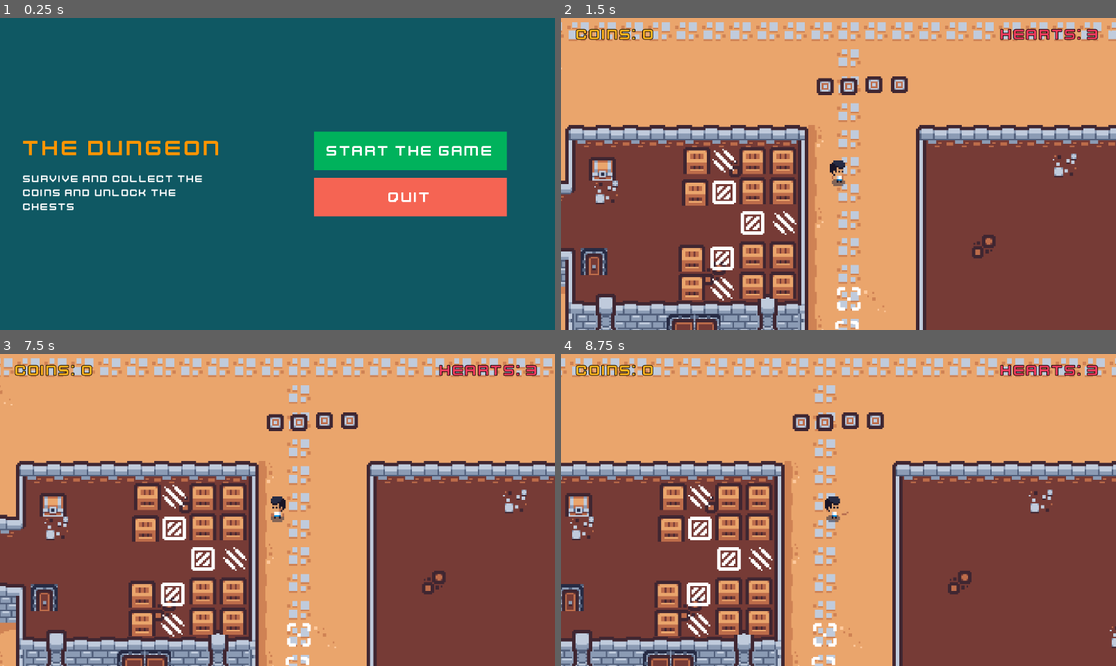
Above: before the commit, frames 1-4 (two rows, left to right).
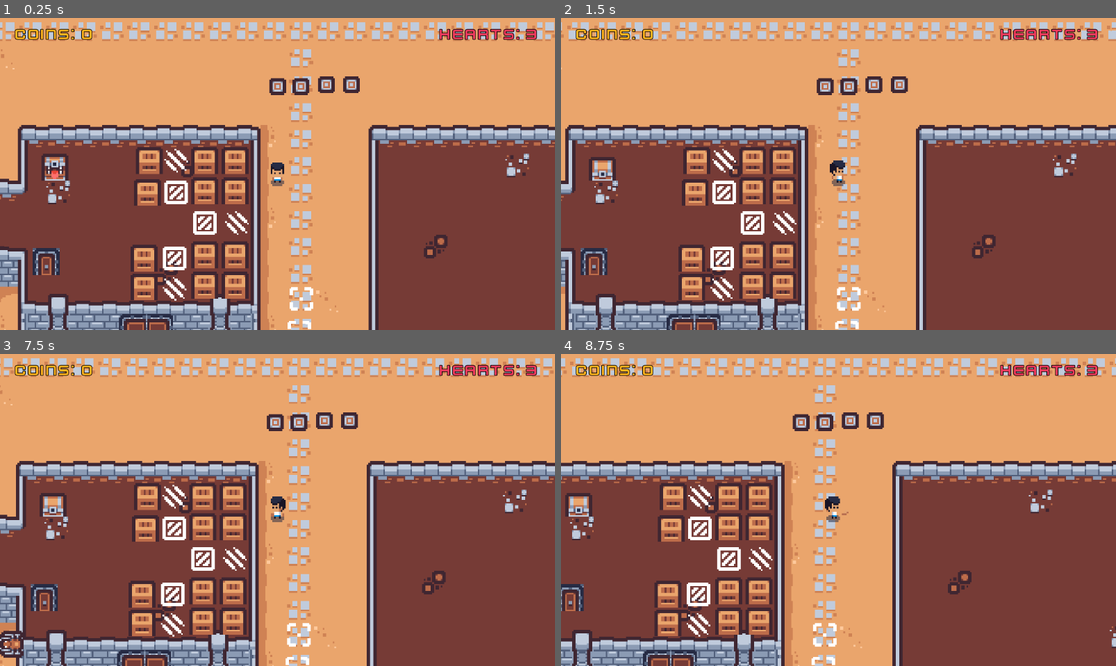
Above: after the commit, the same moments.

Repository: ki8yk8/game-dev-resolution
Game: Godot game, scene res://scenes/game_play.tscn
Same seed, same stepped clock (60 frames per second), same inputs: the game is played once before the commit and once after it. Before the commit the project starts from res://scenes/main_menu.tscn. Sound files missing from this copy of the repository are replaced by a short silence.
Inputs (mouse positions are in pixels of both pictures, inside the frame that each line leads up to):
- Up to frame 1 (0.25 s): no input
- Up to frame 2 (1.5 s): click (971, 152) at 0.5 s, where only the run before the commit has a clickable "Start the Game"; tap Enter (ui_accept) at 1.25 s; move the mouse to (960, 158) at 1.27 s; hold D (right) from 1.28 s (still down); tap Space (action) at 1.35 s; click (960, 158) at 1.42 s
- Up to frame 3 (7.5 s): tap Enter (ui_accept) at 1.52, 1.55, 1.82, 2.1, 2.27, 2.57, 3.05, 3.77, 4.07, 4.52, 4.55, 4.82, 5.27, 5.57, 5.85, 6.77, 7.07 s; move the mouse to (166, 525) at 2.02 s; tap Space (action) at 2.3, 2.85, 3.8, 5.1, 6.6 s; move the mouse to (333, 441) at 2.77 s; release D (right) at 2.78 s; hold A (left) 2.78-3.53 s; move the mouse to (249, 572) at 3.52 s; hold D (right) 3.53-5.03 s; tap Alt at 3.6, 7.35 s; click (249, 572) at 3.67 s; move the mouse to (444, 556) at 4.27 s; tap Shift at 4.35 s; move the mouse to (111, 463) at 5.02 s; hold A (left) 5.03-5.78 s; move the mouse to (305, 510) at 5.77 s; hold D (right) 5.78-6.53 s; click (305, 510) at 5.92 s; move the mouse to (194, 432) at 6.52 s; hold A (left) from 6.53 s (still down); move the mouse to (399, 494) at 7.27 s
- Up to frame 4 (8.75 s): tap Enter (ui_accept) at 7.52, 7.55, 7.82, 8.27, 8.57 s; move the mouse to (727, 525) at 8.02 s; release A (left) at 8.03 s; hold D (right) from 8.03 s (still down); tap Shift at 8.1 s; click (727, 525) at 8.17 s; tap Space (action) at 8.3 s

The runs differ from the first frame. In frame 1, 100% of the frame differs, in the area x 0-100%, y 0-100%; in frame 2, nothing differs; in frame 3, 0.3%; in frame 4, nothing differs.

Commit message:
adds game stat for management of the info

Diff:
--- a/project.godot
+++ b/project.godot
@@ -11,7 +11,7 @@
 [application]
 
 config/name="New Game Project"
-run/main_scene="uid://2yvq6yiiep7y"
+run/main_scene="uid://co5vjat457ptr"
 config/features=PackedStringArray("4.6", "Mobile")
 config/icon="res://icon.svg"
 
--- a/scenes/game_play.tscn
+++ b/scenes/game_play.tscn
@@ -1191,3 +1191,7 @@
 theme_override_fonts/font = ExtResource("23_xaioq")
 theme_override_font_sizes/font_size = 32
 text = "Hearts: 3"
+
+[node name="GameOverTimer" type="Timer" parent="." unique_id=740414998]
+
+[connection signal="timeout" from="GameOverTimer" to="." method="_on_game_over_timer_timeout"]
--- a/scenes/player.tscn
+++ b/scenes/player.tscn
@@ -1,6 +1,7 @@
 [gd_scene format=3 uid="uid://be8qbmt0fe144"]
 
 [ext_resource type="Texture2D" uid="uid://d4hq3sxo77ill" path="res://assets/png/character/death/death1.png" id="1_jc3p3"]
+[ext_resource type="Script" uid="uid://c3ubxpp10k6x6" path="res://scripts/player.gd" id="1_lw0jh"]
 [ext_resource type="Texture2D" uid="uid://bivrhss5458o3" path="res://assets/png/character/attack/attack down1.png" id="1_vau08"]
 [ext_resource type="Texture2D" uid="uid://b4cf4eenv8obh" path="res://assets/png/character/death/death2.png" id="2_hax0n"]
 [ext_resource type="Texture2D" uid="uid://bbmpgdt6dhmwa" path="res://assets/png/character/idle/idle down1.png" id="2_qlg0r"]
@@ -86,88 +87,6 @@
 [ext_resource type="Texture2D" uid="uid://bk4iw5rw1ge4l" path="res://assets/png/character/gun/walk/walk up4.png" id="68_vdulj"]
 [ext_resource type="AudioStream" uid="uid://0xrp47lwifi0" path="res://assets/sounds/footstep.mp3" id="85_vx63k"]
 
-[sub_resource type="GDScript" id="GDScript_3vyb7"]
-script/source = "extends CharacterBody2D
-
-const SPEED = 40.0
-@onready var animatedSprite: AnimatedSprite2D = $AnimatedSprite2D
-@onready var footstepSfx = $footstepSfx
-
-var lastDir = \"down\"
-var hasGun:bool = false
-var isAttacking:bool = false
-
-func _physics_process(delta: float) -> void:
-	var horizontalDir = Input.get_axis(\"left\", \"right\")
-	var verticalDir = Input.get_axis(\"up\", \"down\")
-	var action = Input.is_action_just_pressed(\"action\")
-
-	if action and not isAttacking:
-		animatedSprite.play(\"attack-\"+lastDir)
-		isAttacking = true
-
-	if isAttacking:
-		move_and_slide()
-		return;
-
-	# if both axis movement exists then, do nothing. And same if nothing received
-	if (verticalDir and horizontalDir) or (not verticalDir and not horizontalDir):
-		velocity.x = move_toward(velocity.x, 0, SPEED)
-		velocity.y  = move_toward(velocity.y, 0, SPEED)
-
-		if not hasGun:
-			animatedSprite.play(\"idle-\"+lastDir)
-		else:
-			animatedSprite.play(\"idle-\"+lastDir+\"-gun\")
-	elif verticalDir:
-		velocity.y = verticalDir * SPEED
-		if verticalDir > 0:
-			if hasGun:
-				animatedSprite.play(\"walk-down-gun\")
-			else:
-				animatedSprite.play(\"walk-down\")
-			lastDir = \"down\"
-		else:
-			if hasGun:
-				animatedSprite.play(\"walk-up-gun\")
-			else:
-				animatedSprite.play(\"walk-up\")
-			lastDir = \"up\"
-	elif horizontalDir:
-		velocity.x = horizontalDir * SPEED
-
-		if horizontalDir>0:
-			if hasGun:
-				animatedSprite.play(\"walk-right-gun\")
-			else:
-				animatedSprite.play(\"walk-right\")
-			lastDir = \"right\"
-		else:
-			if hasGun:
-				animatedSprite.play(\"walk-left-gun\")
-			else:
-				animatedSprite.play(\"walk-left\")
-			lastDir = \"left\"
-
-	if verticalDir || horizontalDir:
-		if not footstepSfx.playing:
-			footstepSfx.play()
-	else:
-		footstepSfx.stop()
-
-	if action:
-		animatedSprite.play(\"attack-\"+lastDir)
-
-	move_and_slide()
-
-func _on_animated_sprite_2d_animation_finished() -> void:
-	if isAttacking:
-		isAttacking = false
-
-func _on_animated_sprite_2d_animation_looped() -> void:
-	pass # Replace with function body.
-"
-
 [sub_resource type="AtlasTexture" id="AtlasTexture_jlll7"]
 atlas = ExtResource("1_vau08")
 region = Rect2(24, 24, 16, 16)
@@ -869,7 +788,7 @@
 
 [node name="Player" type="CharacterBody2D" unique_id=1116653195]
 collision_layer = 2
-script = SubResource("GDScript_3vyb7")
+script = ExtResource("1_lw0jh")
 
 [node name="AnimatedSprite2D" type="AnimatedSprite2D" parent="." unique_id=1627868931]
 sprite_frames = SubResource("SpriteFrames_qlg0r")
--- a/scripts/game_play.gd
+++ b/scripts/game_play.gd
@@ -3,6 +3,16 @@
 @onready var camera = $Player/Camera2D
 @onready var topLeftMarker = $CameraLimitMarkers/TopLeft
 @onready var bottomRightMarker = $CameraLimitMarkers/BottomRight
+
+# ui elements
+@onready var coinsLabel = $UI/MarginContainer/HBoxContainer/Coins
+@onready var heartsLabel = $UI/MarginContainer/HBoxContainer/Hearts
+@onready var gameOverTime = $GameOverTimer
+
+var gameStats = {
+	"hearts": 3,
+	"coins": 0,
+}
 
 # Called when the node enters the scene tree for the first time.
 func _ready() -> void:
@@ -12,6 +22,27 @@
 	camera.limit_bottom = bottomRightMarker.position.y
 	camera.limit_right = bottomRightMarker.position.x
 
-# Called every frame. 'delta' is the elapsed time since the previous frame.
-func _process(delta: float) -> void:
-	pass
+	_render()
+
+func changeCoins(coins: int = 1):
+	gameStats["coins"] += coins
+	_render()
+
+func changeHearts(heart: int = -1):
+	gameStats["hearts"] += heart
+	if gameStats.hearts <= 0:
+		_death()
+
+	_render()
+
+func _death():
+	gameOverTime.start()
+
+func _render():
+	# adapt the ui according to the game stats
+	coinsLabel.text = "Coins: "+str(gameStats.coins)
+	heartsLabel.text = "Hearts: "+str(gameStats.hearts)
+
+# TODO: add the scene change logic here
+func _on_game_over_timer_timeout() -> void:
+	pass # Replace with function body.
--- a/scripts/player.gd
+++ b/scripts/player.gd
@@ -1,25 +1,80 @@
 extends CharacterBody2D
+class_name Player
 
+const SPEED = 40.0
+@onready var animatedSprite: AnimatedSprite2D = $AnimatedSprite2D
+@onready var footstepSfx = $footstepSfx
 
-const SPEED = 300.0
-const JUMP_VELOCITY = -400.0
-
+var lastDir = "down"
+var hasGun:bool = false
+var isAttacking:bool = false
 
 func _physics_process(delta: float) -> void:
-	# Add the gravity.
-	if not is_on_floor():
-		velocity += get_gravity() * delta
+	var horizontalDir = Input.get_axis("left", "right")
+	var verticalDir = Input.get_axis("up", "down")
+	var action = Input.is_action_just_pressed("action")
 
-	# Handle jump.
-	if Input.is_action_just_pressed("ui_accept") and is_on_floor():
-		velocity.y = JUMP_VELOCITY
+	if action and not isAttacking:
+		animatedSprite.play("attack-"+lastDir)
+		isAttacking = true
 
-	# Get the input direction and handle the movement/deceleration.
-	# As good practice, you should replace UI actions with custom gameplay actions.
-	var direction := Input.get_axis("ui_left", "ui_right")
-	if direction:
-		velocity.x = direction * SPEED
+	if isAttacking:
+		move_and_slide()
+		return;
+
+	# if both axis movement exists then, do nothing. And same if nothing received
+	if (verticalDir and horizontalDir) or (not verticalDir and not horizontalDir):
+		velocity.x = move_toward(velocity.x, 0, SPEED)
+		velocity.y  = move_toward(velocity.y, 0, SPEED)
+
+		if not hasGun:
+			animatedSprite.play("idle-"+lastDir)
+		else:
+			animatedSprite.play("idle-"+lastDir+"-gun")
+	elif verticalDir:
+		velocity.y = verticalDir * SPEED
+		if verticalDir > 0:
+			if hasGun:
+				animatedSprite.play("walk-down-gun")
+			else:
+				animatedSprite.play("walk-down")
+			lastDir = "down"
+		else:
+			if hasGun:
+				animatedSprite.play("walk-up-gun")
+			else:
+				animatedSprite.play("walk-up")
+			lastDir = "up"
+	elif horizontalDir:
+		velocity.x = horizontalDir * SPEED
+
+		if horizontalDir>0:
+			if hasGun:
+				animatedSprite.play("walk-right-gun")
+			else:
+				animatedSprite.play("walk-right")
+			lastDir = "right"
+		else:
+			if hasGun:
+				animatedSprite.play("walk-left-gun")
+			else:
+				animatedSprite.play("walk-left")
+			lastDir = "left"
+
+	if verticalDir || horizontalDir:
+		if not footstepSfx.playing:
+			footstepSfx.play()
 	else:
-		velocity.x = move_toward(velocity.x, 0, SPEED)
+		footstepSfx.stop()
+
+	if action:
+		animatedSprite.play("attack-"+lastDir)
 
 	move_and_slide()
+
+func _on_animated_sprite_2d_animation_finished() -> void:
+	if isAttacking:
+		isAttacking = false
+
+func _on_animated_sprite_2d_animation_looped() -> void:
+	pass # Replace with function body.
--- a/scripts/spider.gd
+++ b/scripts/spider.gd
@@ -51,7 +51,8 @@
 # for the kill collision
 # TODO: add the player die thing here
 func _on_kill_area_body_entered(body: Node2D) -> void:
-	print("You died")
+	if body is Player:
+		print("You died")
 
 func _on_cooldown_timer_timeout() -> void:
 	animationPlayer.stop()
